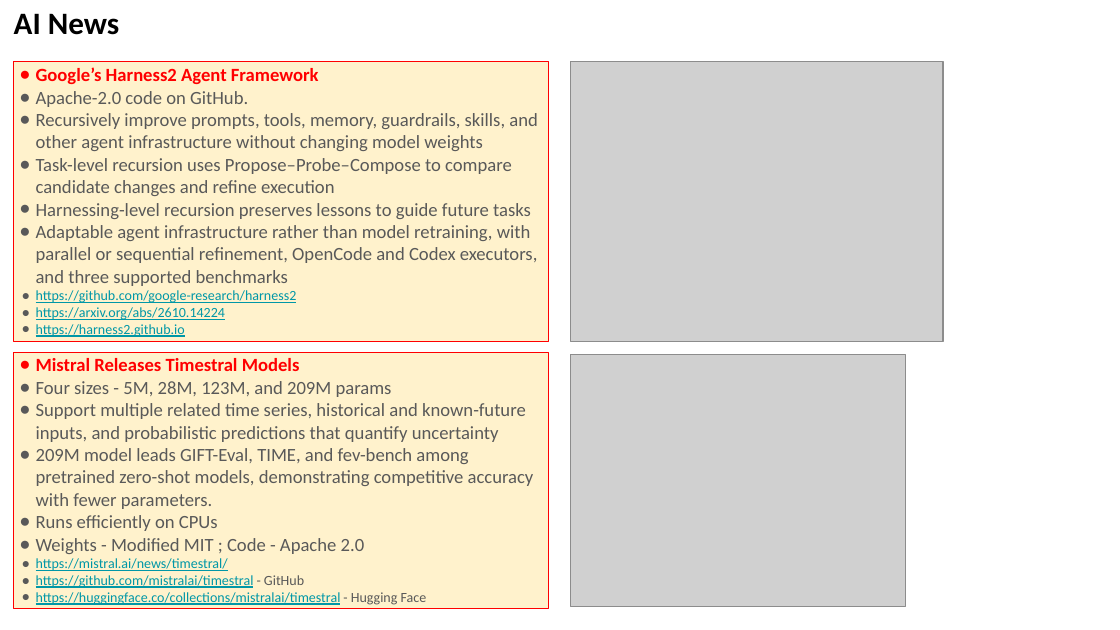
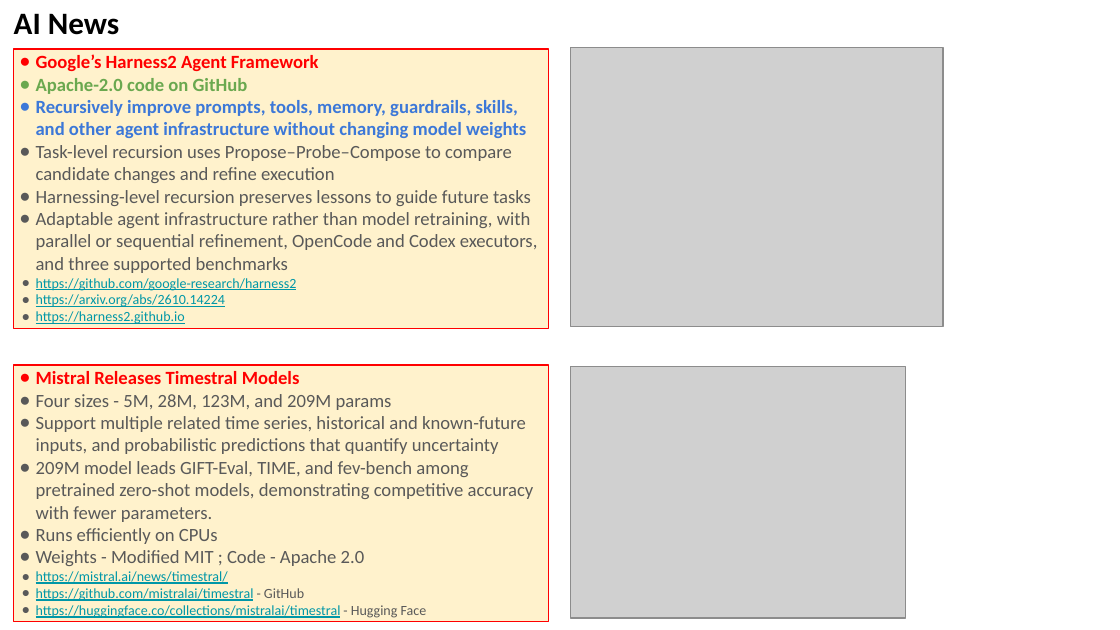
Before and after one commit to lselector/seminar, a slide deck: slide 4 of 2026/2026-10-23-AI-News.pptx. Drawn at 1120x630 pixels with LibreOffice and Linux fonts; fonts in the diff are those of the drawing; grey boxes stand for pictures. Boxes give left, top, right and bottom in pixels: in the first picture for what was removed or moved away, otherwise in the second. Text is boxed around its words. In the diff, an @@ line names an element or a change of style, - is before the commit and + after.

```diff
--- a/2026/2026-10-23-AI-News.pptx
+++ b/2026/2026-10-23-AI-News.pptx
@@ rectangle "Google’s Harness2 Agent Framework": place and size @@
-rectangle "Google’s Harness2 Agent Framework" at box(13, 62, 548, 340)
+rectangle "Google’s Harness2 Agent Framework" at box(13, 49, 548, 328)
@@ picture: place and size @@
-picture at box(570, 62, 943, 340)
+picture at box(570, 47, 943, 326)
@@ text in rectangle at box(36, 78, 248, 94): text changed; text colour #595959 to #6AA84F; bold on @@
-● Apache-2.0 code on GitHub.
+● Apache-2.0 code on GitHub
@@ text in rectangle at box(36, 100, 526, 138): text colour #595959 to #3C78D8, bold on in "Recursively improve prompts, tools, memory, guardrails, skil ..."; bullet colour #595959 to #3C78D8 @@
@@ rectangle "Mistral Releases Timestral Models": place and size @@
-rectangle "Mistral Releases Timestral Models" at box(13, 352, 548, 608)
+rectangle "Mistral Releases Timestral Models" at box(13, 365, 548, 622)
@@ picture: place and size @@
-picture at box(570, 355, 905, 606)
+picture at box(570, 366, 905, 617)
```
Also in this commit, not shown: 13 other slides changed, 7 slides added.
